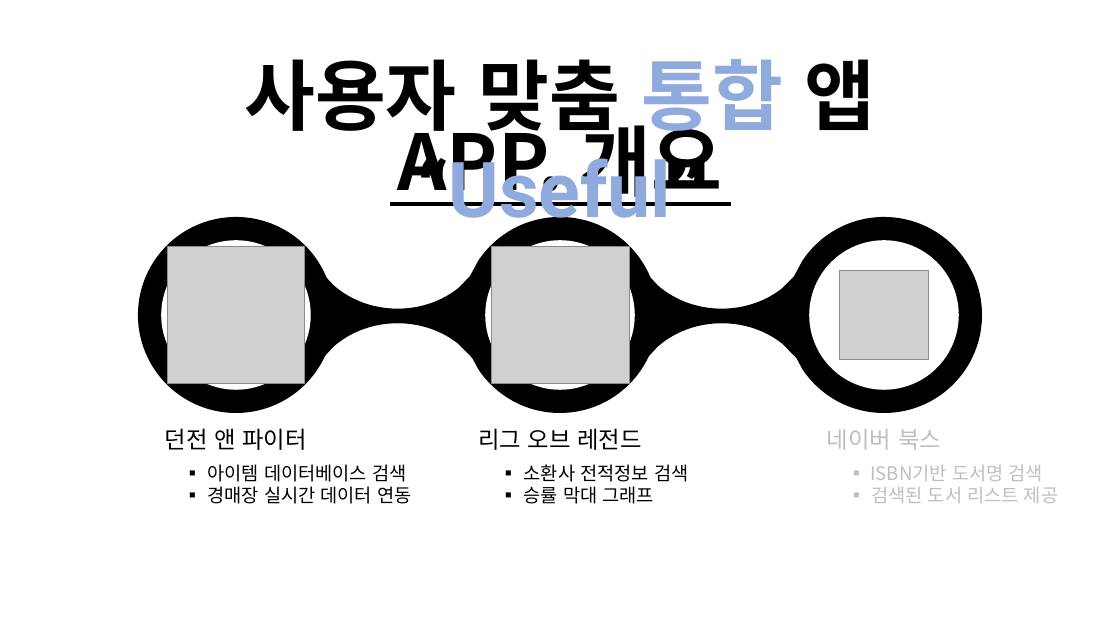
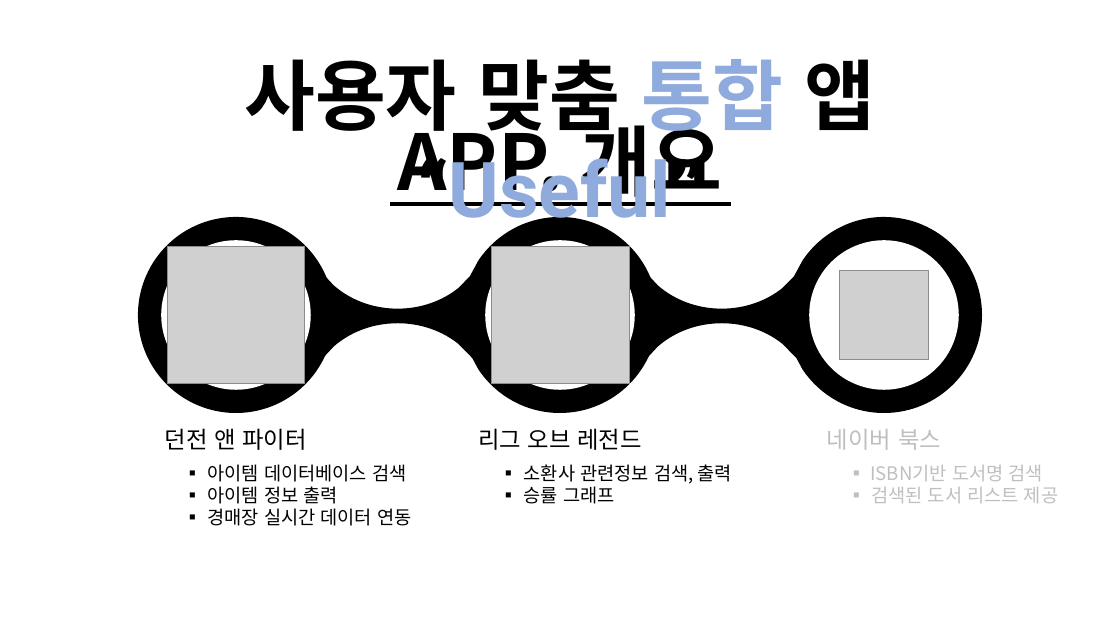
Before and after one commit to hardgosu/ScriptLanguage-Termproject, a slide deck: slide 2 of Presentation/스크립트기획발표_미완성v2.pptx. Drawn at 1120x630 pixels with LibreOffice and Linux fonts; fonts in the diff are those of the drawing; grey boxes stand for pictures. Boxes give left, top, right and bottom in pixels: in the first picture for what was removed or moved away, otherwise in the second. Text is boxed around its words. In the diff, an @@ line names an element or a change of style, - is before the commit and + after.

```diff
--- a/Presentation/스크립트기획발표_미완성v2.pptx
+++ b/Presentation/스크립트기획발표_미완성v2.pptx
@@ text at [524, 464, 732, 504]: text changed @@
-▪ 소환사 전적정보 검색
-▪ 승률 막대 그래프
+▪ 소환사 관련정보 검색, 출력
+▪ 승률 그래프
@@ text at [208, 486, 338, 504]: paragraph added @@
+▪ 아이템 정보 출력
```
Also in this commit, not shown: 4 other slides changed, 6 slides added, 6 slides removed.
